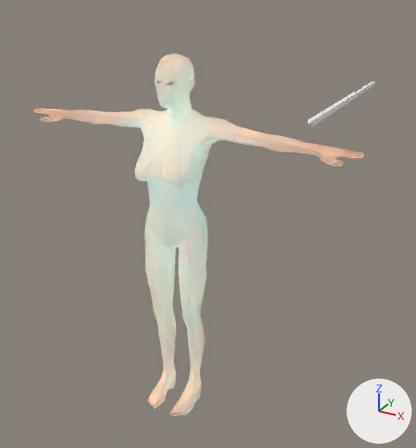
An edit to the Blender file Blender Files/human_female4_melee.blend, drawn before and after from the same camera.
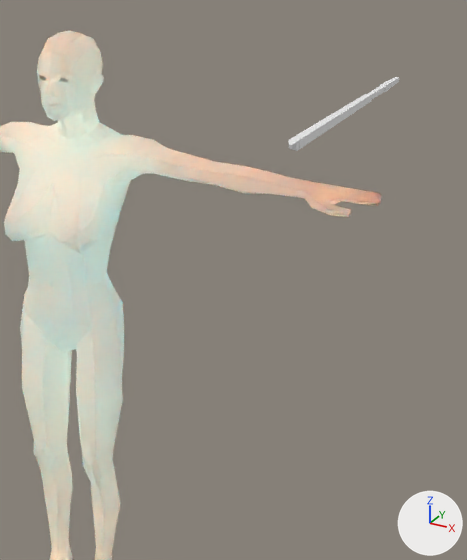
Each version is shown whole from a camera (50 mm lens) standing at (12.9, -20.6, 20.2) and looking at (-6.0, 13.7, 3.0), then close up on the part from 32% to 100% of the width and 8% to 84% of the height. Arrows for +X, +Y and +Z are at lower right; the lights stay in place.

The scene before the commit, as lines of its bpy script (objects in view):
```python
me_cube = bpy.data.meshes.new('Cube')
me_cube.from_pydata(...)  # 36 vertices, 32 faces; spans x -1.37..1.37, y -1.37..1.5, z -1.49..0.42
me_female = bpy.data.meshes.new('female')
me_female.from_pydata(...)  # 11827 vertices, 11776 faces; spans x -8.1..8.1, y -1.9..1.1, z 0.0..17.1
me_female.materials.append(mat_material)  # white #f8f6f6
ob_cube = bpy.data.objects.new('Cube', me_cube)
ob_cube.location = (-2.2, 39.24, 8.88)
ob_cube.rotation_euler = (-0.103, -1.824, 1.339)  # degrees (-5.9, -105, 77)
ob_cube.scale = (-0.21, -0.21, -5.57)
ob_female = bpy.data.objects.new('female', me_female)
ob_female.location = (0.0, 0.0, 0.0)
```
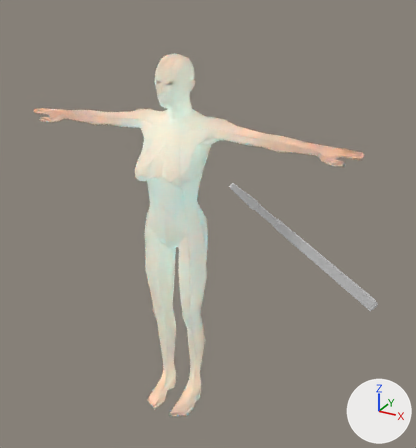
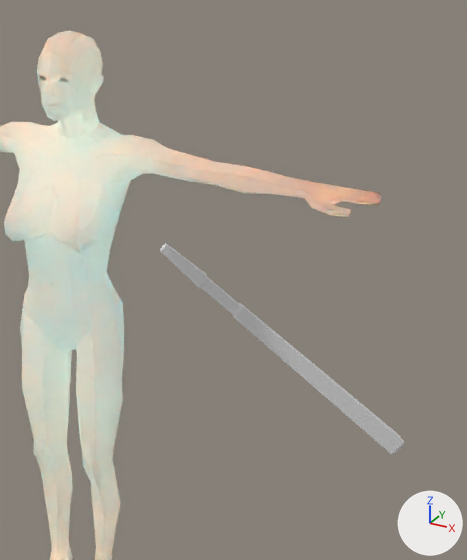
What the commit changed:
Object 'Cube' (ob_cube) moves from (-2.2, 39.24, 8.88) to (2.66, 3.98, 9.12).
Object 'Cube' (ob_cube) turns from (-5.9, -105, 77) to (132, 2.2, 125) degrees about x, y and z.

Boxes [x1, y1, x2, y2] around the edits, measured in the close-ups (467 x 560 px):
'Cube', moved, turned
    before: [289, 77, 399, 151]
    after: [160, 243, 404, 454]
